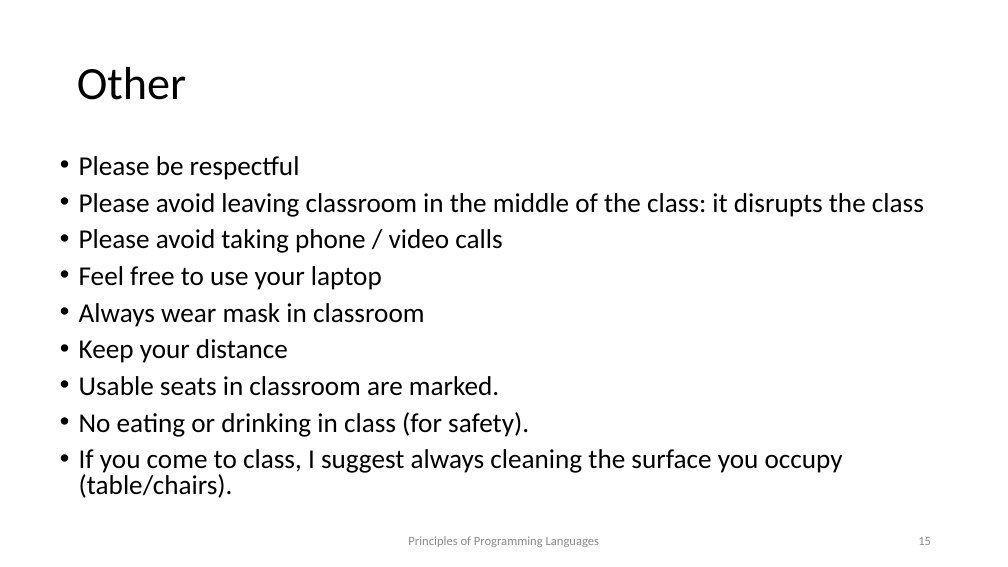
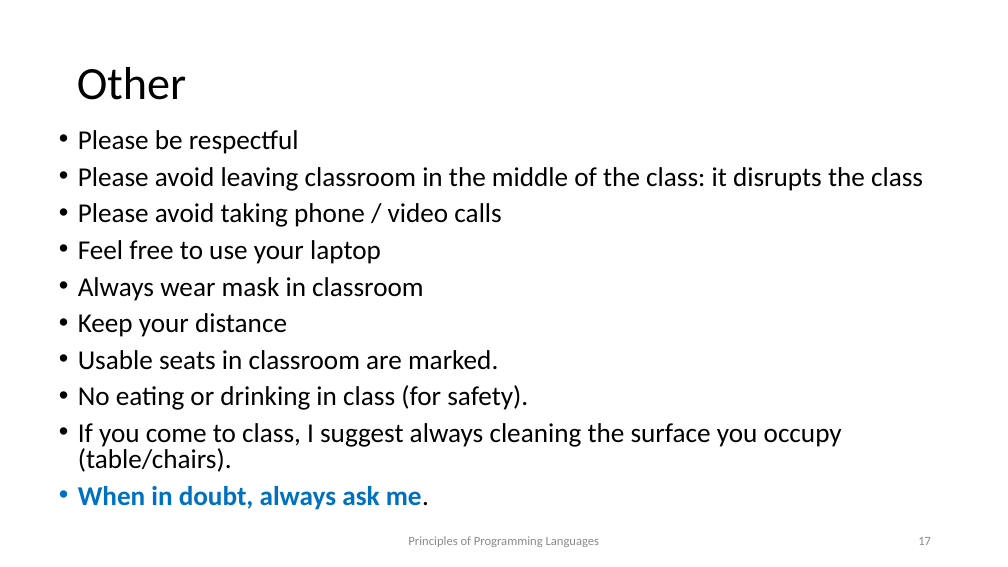
Before and after one commit to kongm/pl-design, a slide deck: slide 17 of C0-preliminaries.pptx (slide 15 before the commit). Drawn at 1008x567 pixels with LibreOffice and Linux fonts; fonts in the diff are those of the drawing. Boxes give left, top, right and bottom in pixels: in the first picture for what was removed or moved away, otherwise in the second. Text is boxed around its words. In the diff, an @@ line names an element or a change of style, - is before the commit and + after.

```diff
--- a/C0-preliminaries.pptx
+++ b/C0-preliminaries.pptx
@@ text at [78,130,923,472]: paragraph added @@
+• When in doubt, always ask me.
@@ text "Please be respectful": place and size @@
-text "Please be respectful" at [79,156,924,498]
+text "Please be respectful" at [78,130,923,472]
@@ page number at [918,537,931,545]: text changed @@
-15
+17
```
Also in this commit, not shown: 7 other slides changed, 2 slides added, 1 other file.
